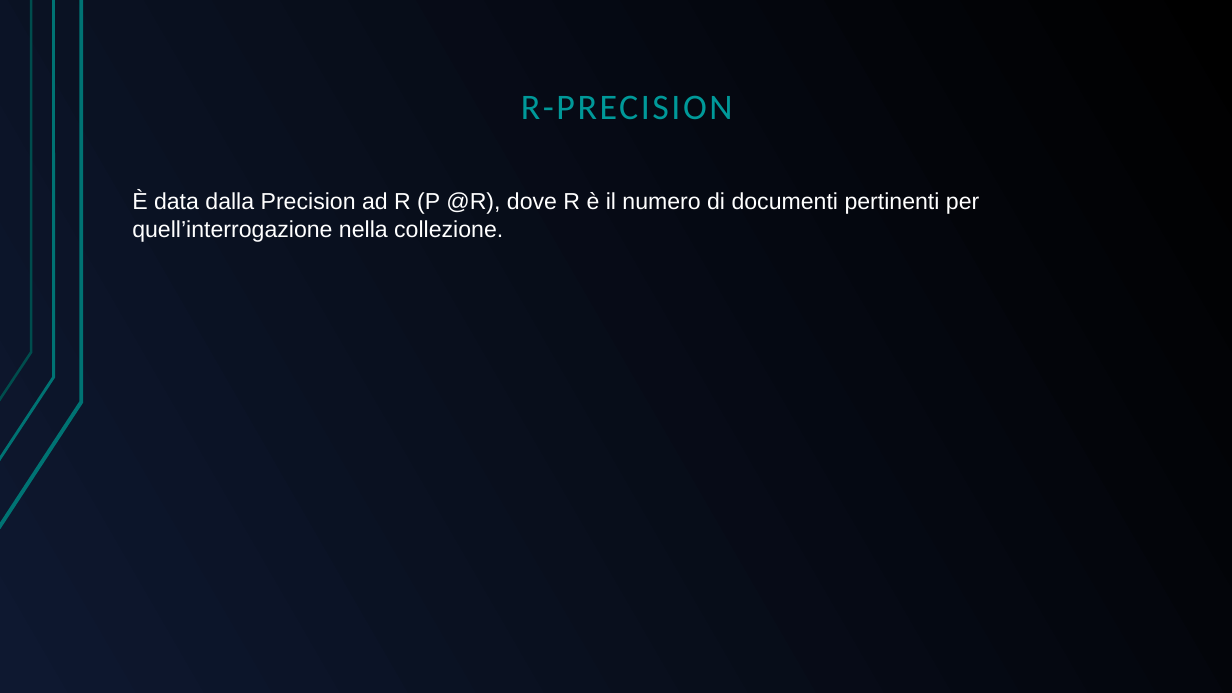
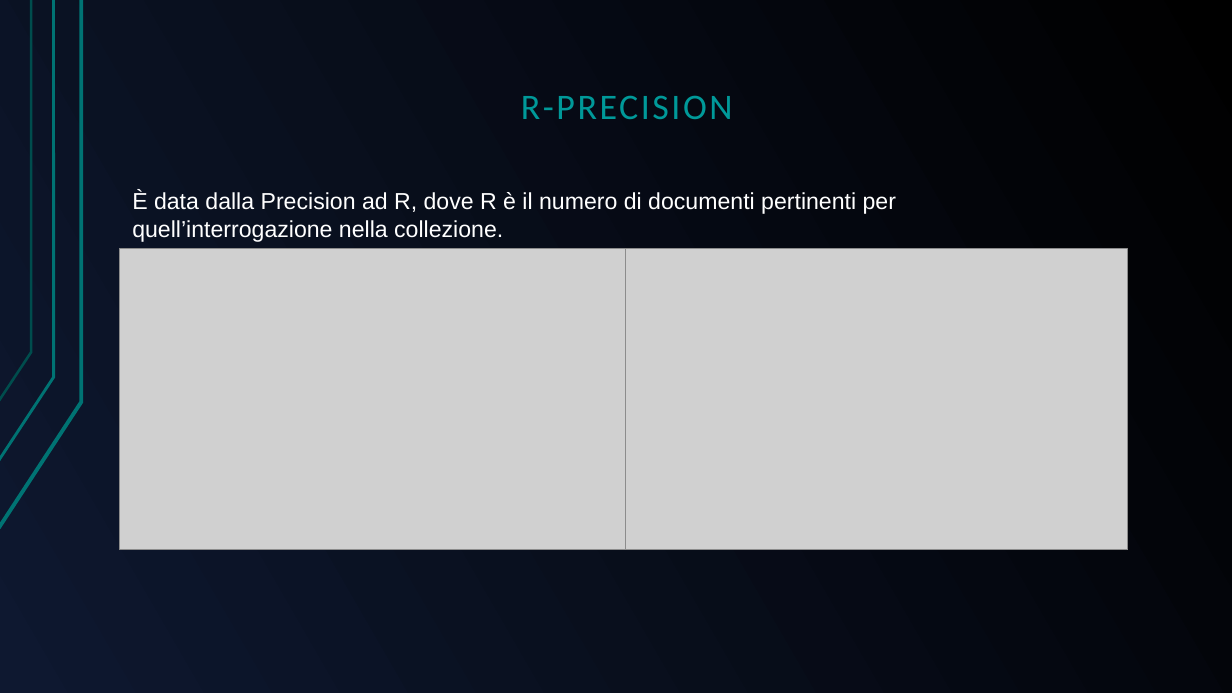
Before and after one commit to GreRagu/ProgettoGavi, a slide deck: slide 19 of Hegregio.odp (slide 20 before the commit). Drawn at 1232x693 pixels with LibreOffice and Linux fonts; fonts in the diff are those of the drawing; grey boxes stand for pictures. Boxes give left, top, right and bottom in pixels: in the first picture for what was removed or moved away, otherwise in the second. Text is boxed around its words. In the diff, an @@ line names an element or a change of style, - is before the commit and + after.

```diff
--- a/Hegregio.odp
+++ b/Hegregio.odp
@@ text at [132, 191, 896, 242]: text changed @@
-È data dalla Precision ad R (P @R), dove R è il numero di documenti pertinenti per quell’interrogazione nella collezione.
+È data dalla Precision ad R, dove R è il numero di documenti pertinenti per quell’interrogazione nella collezione.
@@ picture added at [119, 249, 626, 549] @@
@@ picture added at [626, 249, 1128, 550] @@
```
Also in this commit, not shown: 4 other slides changed, 1 slide removed.
